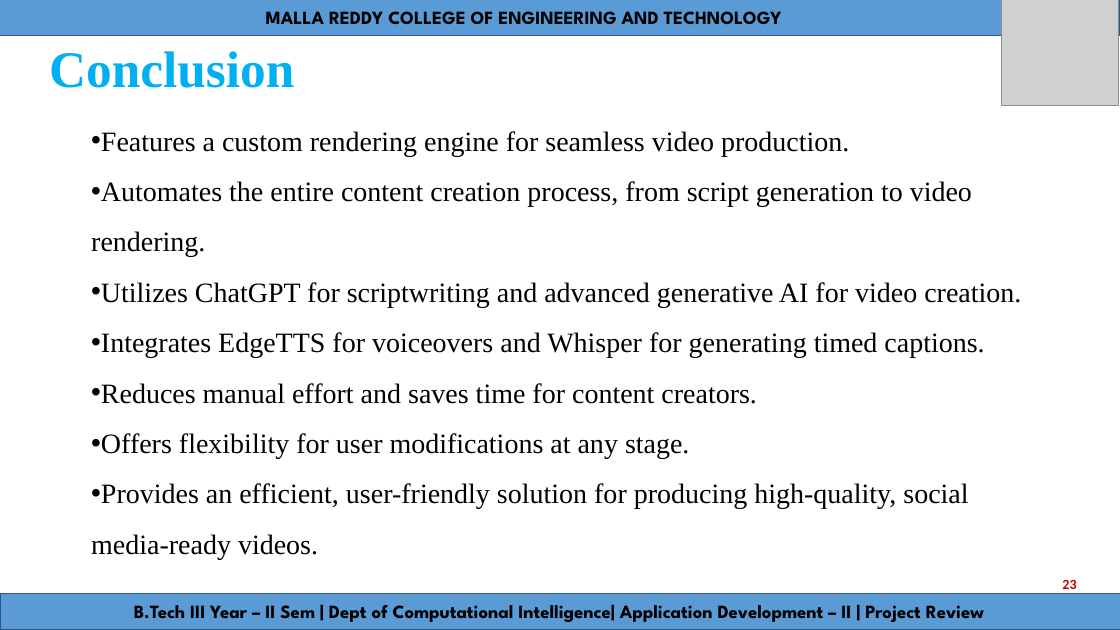
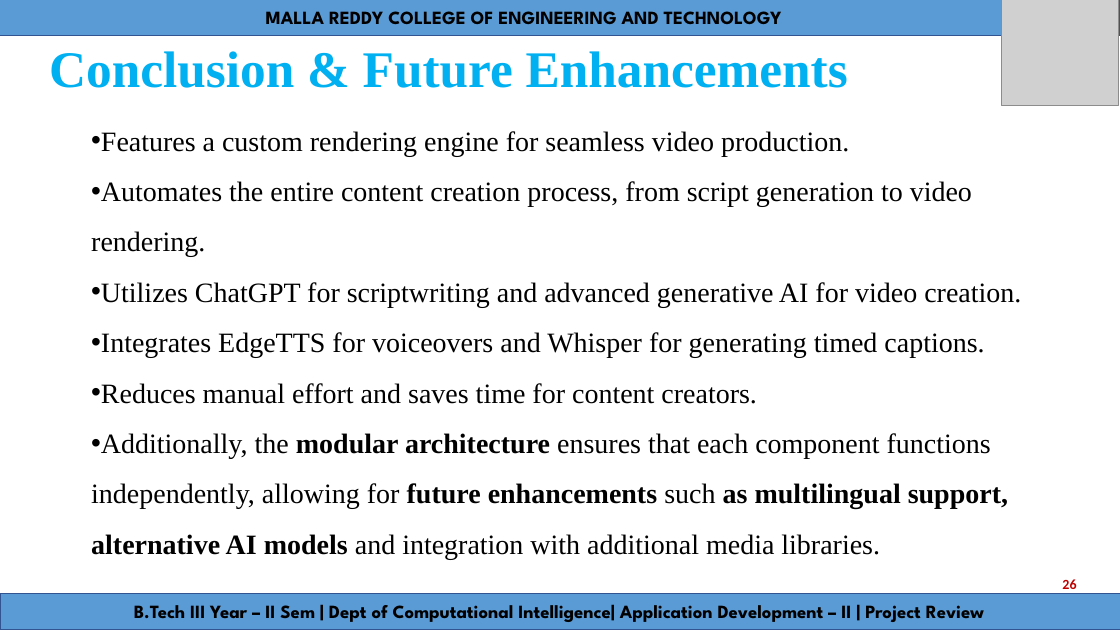
Before and after one commit to DurishettyAnirudh/AD-1, a slide deck: slide 26 of Documentation/PPT_video_Generator.pptx (slide 23 before the commit). Drawn at 1120x630 pixels with LibreOffice and Linux fonts; fonts in the diff are those of the drawing; grey boxes stand for pictures. Boxes give left, top, right and bottom in pixels: in the first picture for what was removed or moved away, otherwise in the second. Text is boxed around its words. In the diff, an @@ line names an element or a change of style, - is before the commit and + after.

```diff
--- a/Documentation/PPT_video_Generator.pptx
+++ b/Documentation/PPT_video_Generator.pptx
@@ text at [49, 51, 848, 88]: text changed @@
-Conclusion
+Conclusion & Future Enhancements
@@ text at [91, 433, 1008, 559]: text changed @@
-• Offers flexibility for user modifications at any stage.
-• Provides an efficient, user-friendly solution for producing high-quality, social media-ready videos.
+• Additionally, the modular architecture ensures that each component functions independently, allowing for future enhancements such as multilingual support, alternative AI models and integration with additional media libraries.
@@ page number at [1062, 579, 1076, 589]: text changed @@
-23
+26
```
Also in this commit, not shown: 4 other slides changed, 5 slides added, 5 other files.
